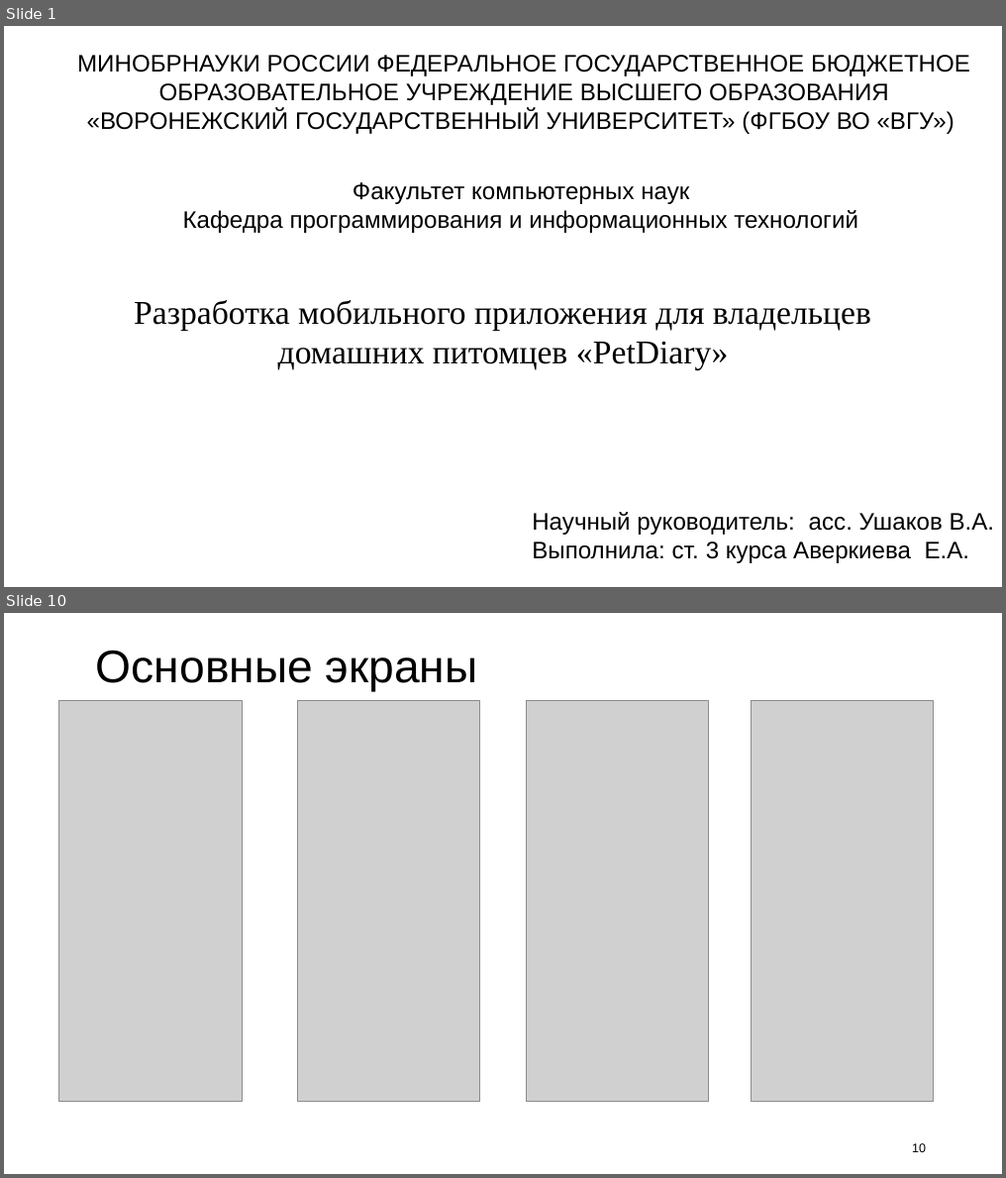
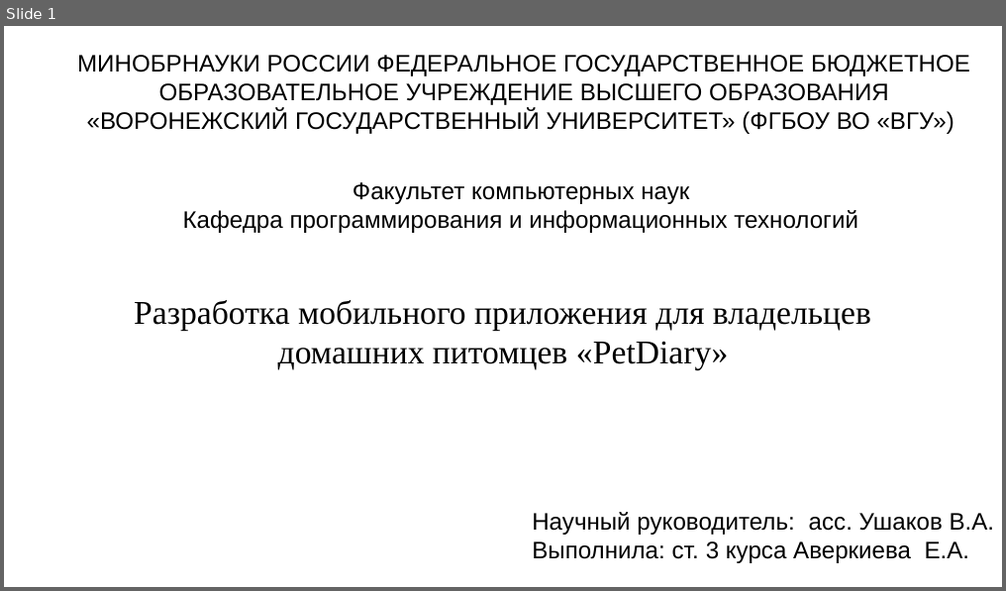
Before and after one commit to kattrin0/petDiarry_, a slide deck: documentation/презентация_PetDiary.pptx. Shown one above the other, each under a label of ours: slides 1 and 10 before the commit, slide 1 after it; the slides between them are not shown. The pictures are 1006x1178 and 1006x591 pixels, drawn with LibreOffice and Linux fonts; fonts in the diff are those of the drawing; grey boxes stand for pictures. Boxes give left, top, right and bottom in pixels: in the first picture for what was removed or moved away, otherwise in the second. Text is boxed around its words. In the diff, an @@ line names an element or a change of style, - is before the commit and + after.

```diff
--- a/documentation/презентация_PetDiary.pptx
+++ b/documentation/презентация_PetDiary.pptx
@@ slide 10 removed at box(4, 613, 1002, 1174), background #FFFFFF @@
@@ text removed at box(96, 650, 478, 692) @@
-Основные экраны
@@ picture removed at box(59, 700, 242, 1101) @@
@@ picture removed at box(297, 700, 480, 1101) @@
@@ picture removed at box(527, 700, 709, 1101) @@
@@ picture removed at box(751, 700, 934, 1101) @@
@@ page number removed at box(912, 1144, 926, 1153) @@
-10
```
Also in this commit, not shown: 4 slides changed, 7 slides added, 4 other slides removed, 1 other file.
